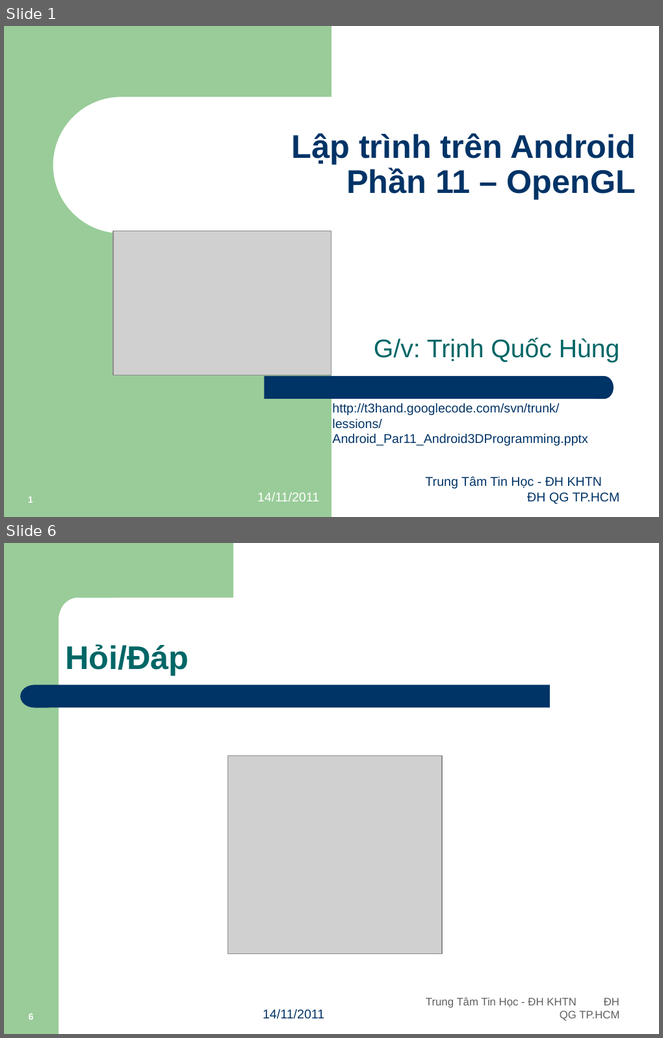
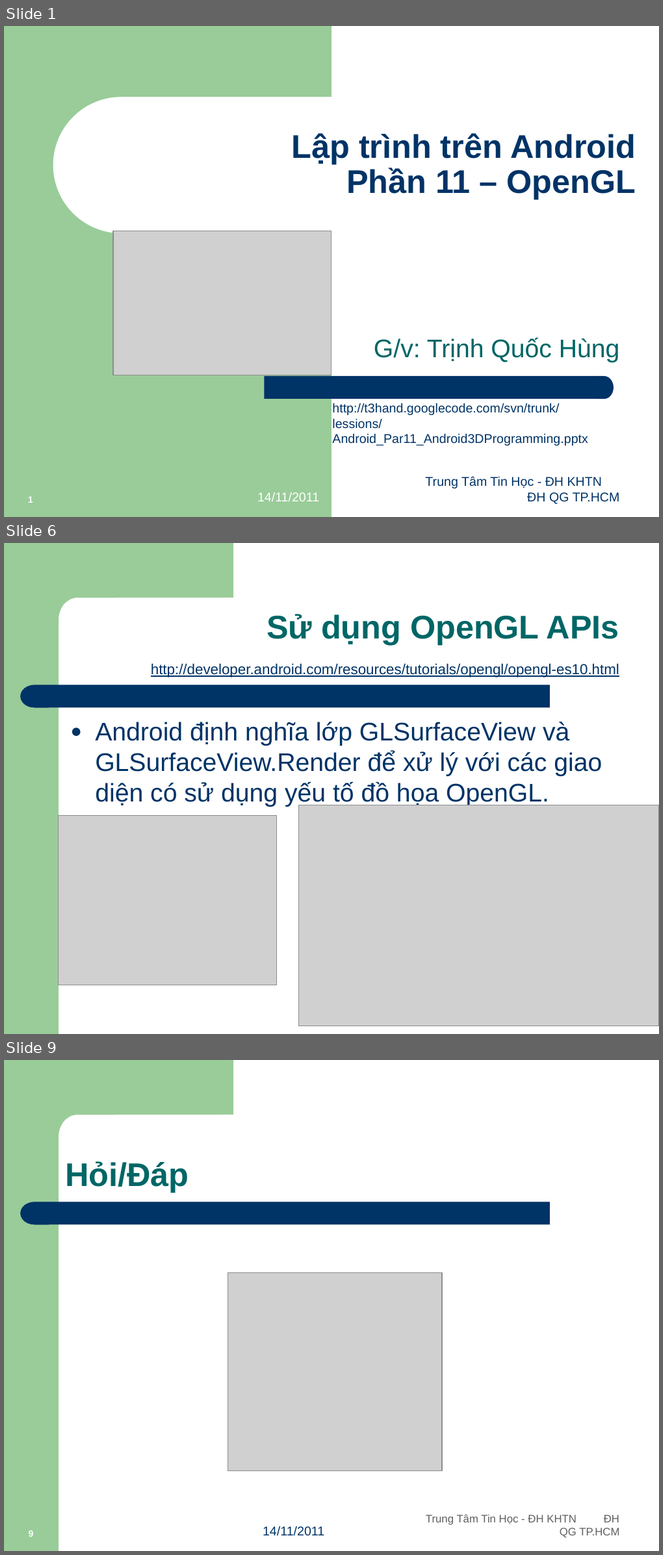
Before and after one commit to Timon-CHP/t3hand, a slide deck: lessions/Android_Par11_Android3DProgramming.pptx. Shown one above the other, each under a label of ours: slides 1 and 6 before the commit, slides 1, 6 and 9 after it; the slides between them are not shown. The pictures are 663x1038 and 663x1555 pixels, drawn with LibreOffice and Linux fonts; fonts in the diff are those of the drawing; grey boxes stand for pictures. Boxes give left, top, right and bottom in pixels: in the first picture for what was removed or moved away, otherwise in the second. Text is boxed around its words. In the diff, an @@ line names an element or a change of style, - is before the commit and + after.

```diff
--- a/lessions/Android_Par11_Android3DProgramming.pptx
+++ b/lessions/Android_Par11_Android3DProgramming.pptx
@@ slide 6 added at [4, 543, 659, 1034], background #FFFFFF; not listed: 4 template elements that a slide beside it also shows @@
@@ title added at [59, 598, 627, 685], 16 pt, text #003366, underline @@
+Sử dụng OpenGL APIs
+http://developer.android.com/resources/tutorials/opengl/opengl-es10.html
@@ text added at [95, 722, 602, 807], 28 pt, text #003366 @@
+● Android định nghĩa lớp GLSurfaceView và GLSurfaceView.Render để xử lý với các giao diện có sử dụng yếu tố đồ họa OpenGL.
@@ picture added at [299, 805, 659, 1026] @@
@@ picture added at [59, 816, 276, 985] @@
@@ what was slide 6 is now slide 9 @@
```
Also in this commit, not shown: 1 slide changed, 5 other slides added, 3 slides removed.
